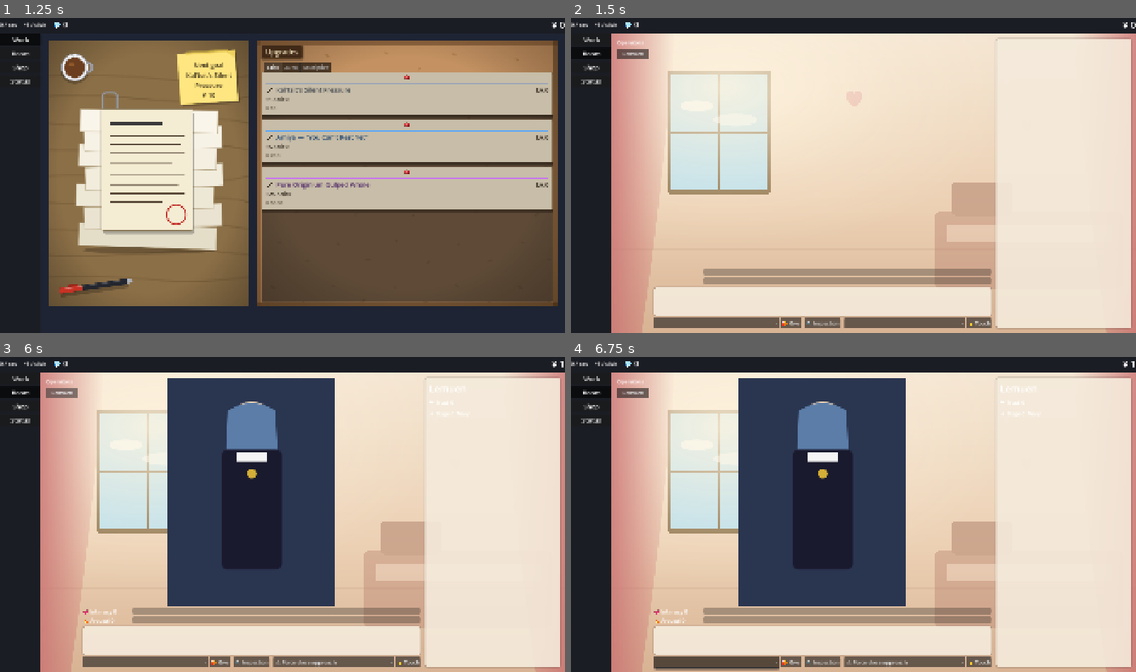
Above: before the commit, frames 1-4 (two rows, left to right).
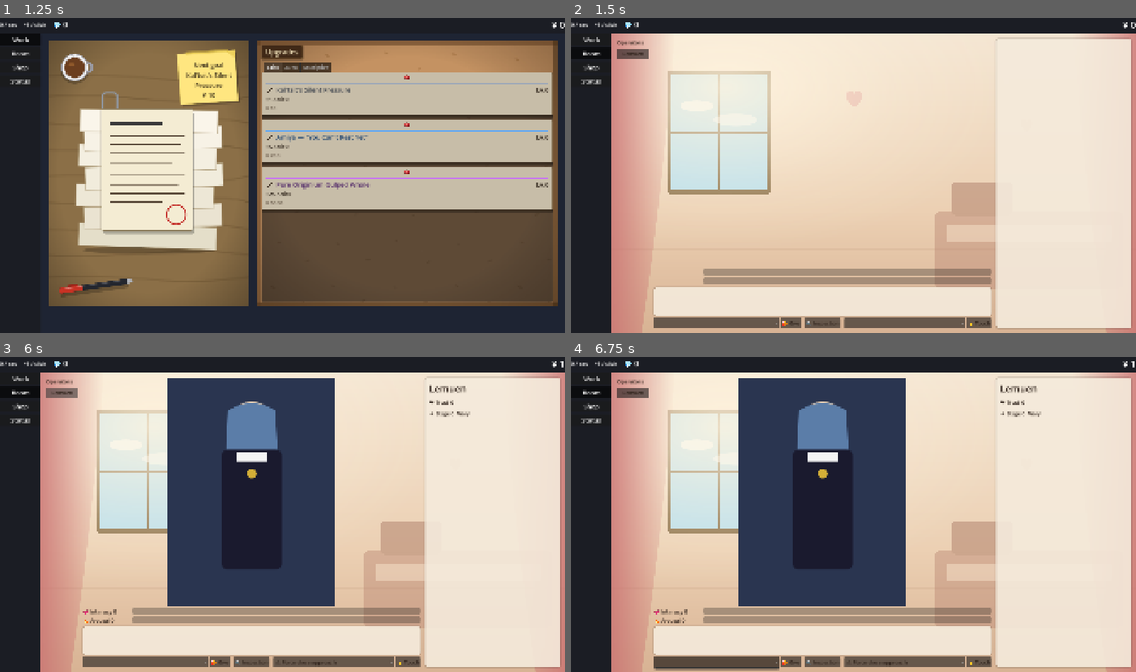
Above: after the commit, the same moments.

Repository: bakamarudasi/clickergame_demo
Game: Godot game, scene res://scenes/main.tscn
Same seed, same stepped clock (60 frames per second), same inputs: the game is played once before the commit and once after it.
Inputs (mouse positions are in pixels of both pictures, inside the frame that each line leads up to):
- Up to frame 1 (1.25 s): click "Work" at 0.5 s
- Up to frame 2 (1.5 s): click "Room" at 1.25 s
- Up to frame 3 (6 s): click "Shop" at 2 s; click "Status" at 2.75 s; click "Work" at 3.5 s; click (146, 508) at 4.25 s; click "Room" at 5 s; click "Lemuen" at 5.75 s
- Up to frame 4 (6.75 s): click (717, 662) at 6.5 s

Frame 1 is identical in both runs. In frame 2, 0.2% of the frame differs, in the area x 8-75%, y 7-98%; in frame 3, 0.6%, in the area x 8-84%, y 7-99%; in frame 4, 0.6%.

Commit message:
fix(room): darken text so it reads on the cream room background
Main's theme leaves Label/Button font_color at Godot's near-white
default, which suits the dark-blue work/shop/status backgrounds but
disappears on the cream room background. Add a small ThemeFactory
overlay (Label and Button font colors only) and apply it as RoomTab's
own theme. Font sizes and theme variations still resolve against the
parent Main theme, so DisplayLabel etc keep their sizes.

Dynamic labels and buttons (operator list, dialogue log) inherit the
overlay automatically since they're created without explicit colors.

Diff:
--- a/scripts/ui/room_tab.gd
+++ b/scripts/ui/room_tab.gd
@@ -41,6 +41,9 @@
 
 
 func _ready() -> void:
+	# 部屋の背景がクリーム色なので、ここだけ文字色を暗系に差し替える小テーマを被せる。
+	# サイズや variation は親（Main）の Theme にフォールバックするので影響しない。
+	theme = ThemeFactory.build_room_overlay()
 	_portrait = PortraitController.new(portrait_view, face_overlay, scope_window)
 	_idle = IdleFlavorTracker.new()
 	_idle.fire_buff_applied.connect(_on_idle_fire_buff)
--- a/scripts/ui/theme_factory.gd
+++ b/scripts/ui/theme_factory.gd
@@ -26,3 +26,25 @@
 static func _add_button_variation(t: Theme, variation: StringName, size: int) -> void:
 	t.set_type_variation(variation, &"Button")
 	t.set_font_size(&"font_size", variation, size)
+
+
+# Room タブのルートに被せる小さなテーマ。font_size など未設定のプロパティは
+# 親（Main の build_default）テーマに自動でフォールバックするので、ここでは
+# クリーム背景に合うように Label / Button の文字色だけ上書きする。
+static func build_room_overlay() -> Theme:
+	var t := Theme.new()
+	var dark := UIConstants.COLOR_ROOM_TEXT
+	var dim := UIConstants.COLOR_ROOM_TEXT_DIM
+	t.set_color(&"font_color", &"Label", dark)
+	t.set_color(&"font_color", &"Button", dark)
+	t.set_color(&"font_pressed_color", &"Button", dark)
+	t.set_color(&"font_hover_color", &"Button", dark)
+	t.set_color(&"font_focus_color", &"Button", dark)
+	t.set_color(&"font_hover_pressed_color", &"Button", dark)
+	t.set_color(&"font_disabled_color", &"Button", dim)
+	t.set_color(&"font_color", &"OptionButton", dark)
+	t.set_color(&"font_pressed_color", &"OptionButton", dark)
+	t.set_color(&"font_hover_color", &"OptionButton", dark)
+	t.set_color(&"font_focus_color", &"OptionButton", dark)
+	t.set_color(&"font_disabled_color", &"OptionButton", dim)
+	return t
--- a/scripts/ui/ui_constants.gd
+++ b/scripts/ui/ui_constants.gd
@@ -33,6 +33,9 @@
 const COLOR_TEXT := Color(0.92, 0.92, 0.95, 1.0)
 const COLOR_ACCENT := Color(0.85, 0.45, 0.55, 1.0)
 const COLOR_WARN := Color(0.95, 0.6, 0.3, 1.0)
+# Room タブは背景が明るいクリーム系なので、ラベル/ボタンの文字色は暗茶系で上書きする。
+const COLOR_ROOM_TEXT := Color(0.18, 0.13, 0.10, 1.0)
+const COLOR_ROOM_TEXT_DIM := Color(0.36, 0.28, 0.22, 1.0)
 
 # レア度カラー（強化カードの枠・名前色）
 const RARITY_COLORS := {
